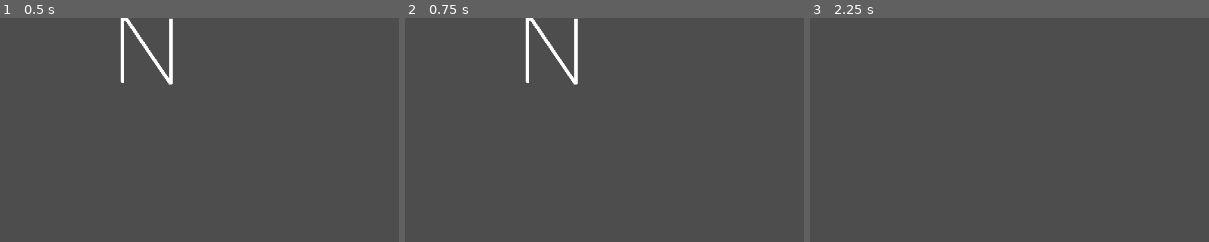
Above: before the commit, frames 1-3 (left to right).
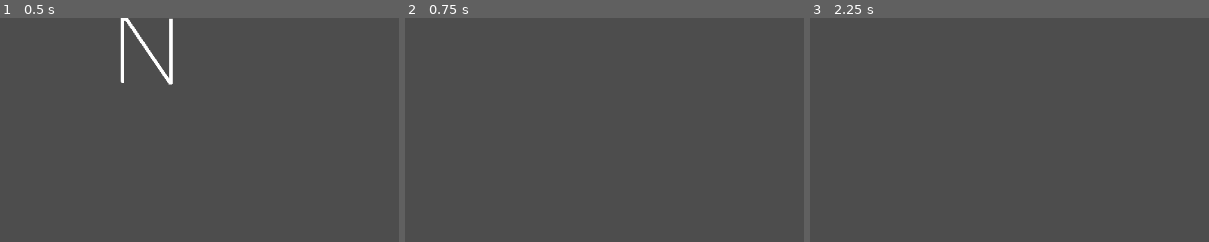
Above: after the commit, the same moments.

Repository: Acul4321/dollar-p-recognizer-godot
Game: Godot game, scene res://scenes/main.tscn
The game is run twice, just before and just after one commit, with the same random seed, the same clock (stepped at 60 frames per second) and the same inputs.
Inputs (mouse positions are % of the whole screen's width and height, from its top left):
- Up to frame 1 (0.5 s): no input
- Up to frame 2 (0.75 s): tap Enter at 0.5 s; move the mouse to (72, 45) at 0.52 s; hold Right mouse button (confirm) from 0.53 s (still down); click (72, 45) at 0.67 s
- Up to frame 3 (2.25 s): move the mouse to (30, 55) at 1.27 s; release Right mouse button (confirm) at 1.28 s; click (30, 55) at 1.35 s; right-click (30, 55) at 2 s; move the mouse to (60, 28) at 2.02 s; hold Right mouse button (confirm) from 2.03 s (still down); click (60, 28) at 2.17 s
The pictures show only the part of the screen within x 0-50%, y 0-50%; the shares and areas given below are measured in that part.

Frame 1 is identical in both runs. In frame 2, 0.9% of the frame differs, in the area x 30-44%, y 0-30%; in frame 3, nothing differs.
Error before the commit: Out of bounds get index '31' (on base: 'Array[GesturePoint]') (res://dollar-p/gesture-recognizer.gd:181)
Error after the commit: Out of bounds get index '0' (on base: 'Array[GesturePoint]') (res://dollar-p/gesture-recognizer.gd:59)

Commit message:
cloud-distance bug fix

Diff:
--- a/dollar-p-recognizer/dollar-p/gesture-recognizer.gd
+++ b/dollar-p-recognizer/dollar-p/gesture-recognizer.gd
@@ -171,13 +171,14 @@
 
 func CloudDistance(pts1 : Array[GesturePoint],pts2 : Array[GesturePoint]):
 	var matched : Array[bool]
-	for k in range(pts1.size()-1):
+	var length = min(pts1.size(),pts2.size())
+	for k in range(length):
 		matched.append(false)
 	var sum = 0
-	for i in range(pts1.size()-1):
+	for i in range(length-1):
 		var ind = -1
 		var min = INF
-		for j in range(pts1.size()-1):
+		for j in range(length-1):
 			var d = DistanceWithAngle(pts1[i],pts2[j])
 			if d < min:
 				min = d
--- a/dollar-p-recognizer/scripts/main.gd
+++ b/dollar-p-recognizer/scripts/main.gd
@@ -13,6 +13,8 @@
 func _ready():
 	PRecognizer.gestures.append(PRecognizer.Gesture.new("T",[PRecognizer.GesturePoint.new(30,7,1),PRecognizer.GesturePoint.new(103,7,1),PRecognizer.GesturePoint.new(66,7,2),PRecognizer.GesturePoint.new(66,87,2)]))
 	PRecognizer.gestures.append(PRecognizer.Gesture.new("N",[PRecognizer.GesturePoint.new(177,92,1),PRecognizer.GesturePoint.new(177,2,1),PRecognizer.GesturePoint.new(182,1,2),PRecognizer.GesturePoint.new(246,95,2),PRecognizer.GesturePoint.new(247,87,3),PRecognizer.GesturePoint.new(247,1,3)]))
+	PRecognizer.gestures.append(PRecognizer.Gesture.new("Line",[PRecognizer.GesturePoint.new(12,347,1),PRecognizer.GesturePoint.new(119,347,1)]))
+
 	drawTemplate(PRecognizer.gestures[1])
 
 
